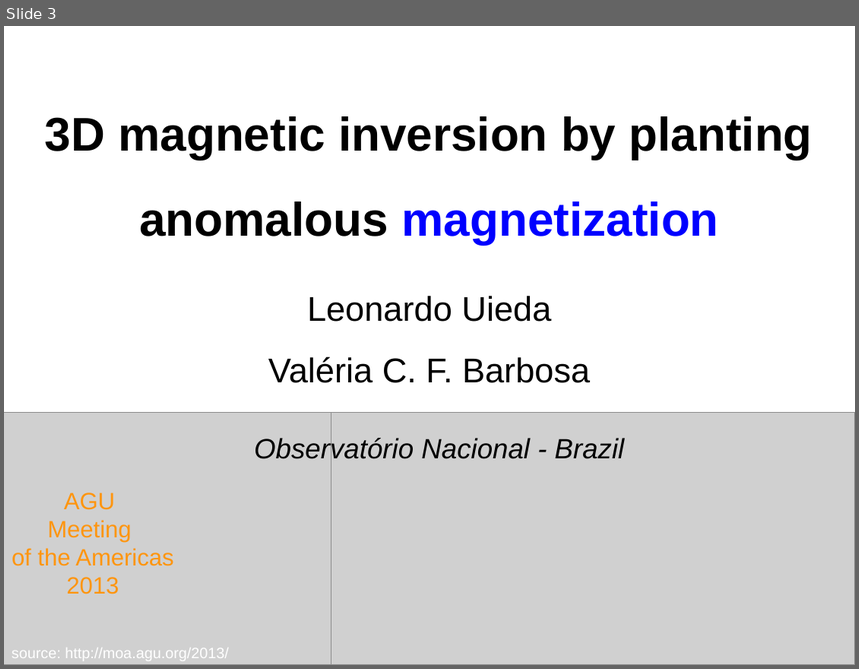
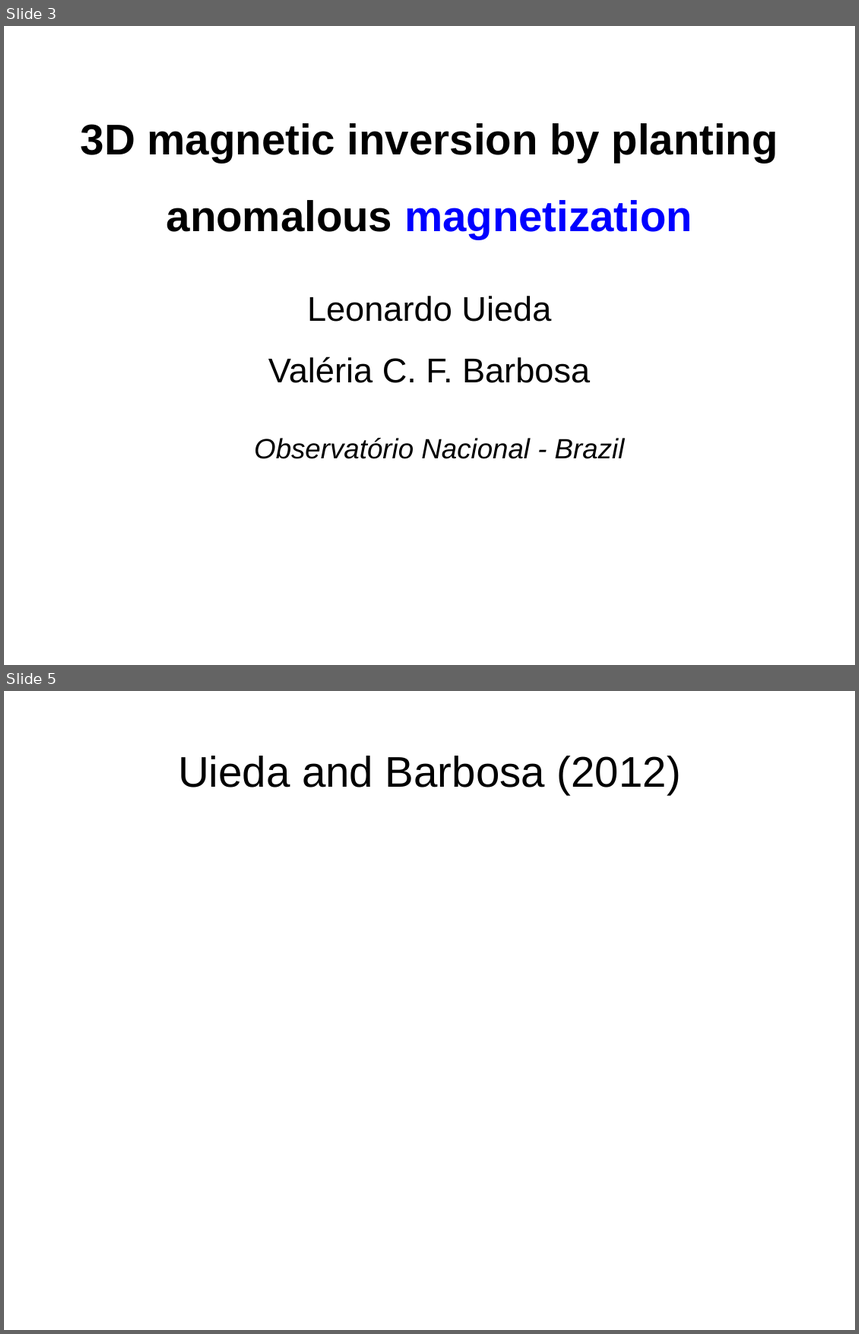
Before and after one commit to leouieda/agu-cancun2013, a slide deck: presentation/uieda_oliveirajr_barbosa.odp. Shown one above the other, each under a label of ours: slide 3 before the commit, slides 3 and 5 after it; the slides between them are not shown. The pictures are 859x669 and 859x1334 pixels, drawn with LibreOffice and Linux fonts; fonts in the diff are those of the drawing; grey boxes stand for pictures. Boxes give left, top, right and bottom in pixels: in the first picture for what was removed or moved away, otherwise in the second. Text is boxed around its words. In the diff, an @@ line names an element or a change of style, - is before the commit and + after.

Commit message:
Removed images from presentation

```diff
--- a/presentation/uieda_oliveirajr_barbosa.odp
+++ b/presentation/uieda_oliveirajr_barbosa.odp
@@ slide 5 added at box(4, 691, 855, 1330), background #FFFFFF @@
@@ title added at box(178, 756, 681, 794), 40 pt, text #000000 @@
+Uieda and Barbosa (2012)
@@ slide 3 changed as well @@
@@ title "3D magnetic inversion by planting ...": place and size @@
-title "3D magnetic inversion by planting ..." at box(45, 116, 813, 244)
+title "3D magnetic inversion by planting ..." at box(81, 123, 778, 240)
@@ title "3D magnetic inversion by planting ..." at box(81, 123, 778, 240): size 44 to 40 pt @@
@@ picture removed at box(4, 412, 332, 665) @@
@@ picture removed at box(165, 412, 855, 665) @@
@@ text removed at box(12, 493, 173, 594) @@
-AGU
-Meeting
-of the Americas
-2013
@@ text removed at box(12, 648, 229, 661) @@
-source: http://moa.agu.org/2013/
```
Also in this commit, not shown: 2 other slides changed, 1 other slide added, 1 slide removed, 2 other files.
